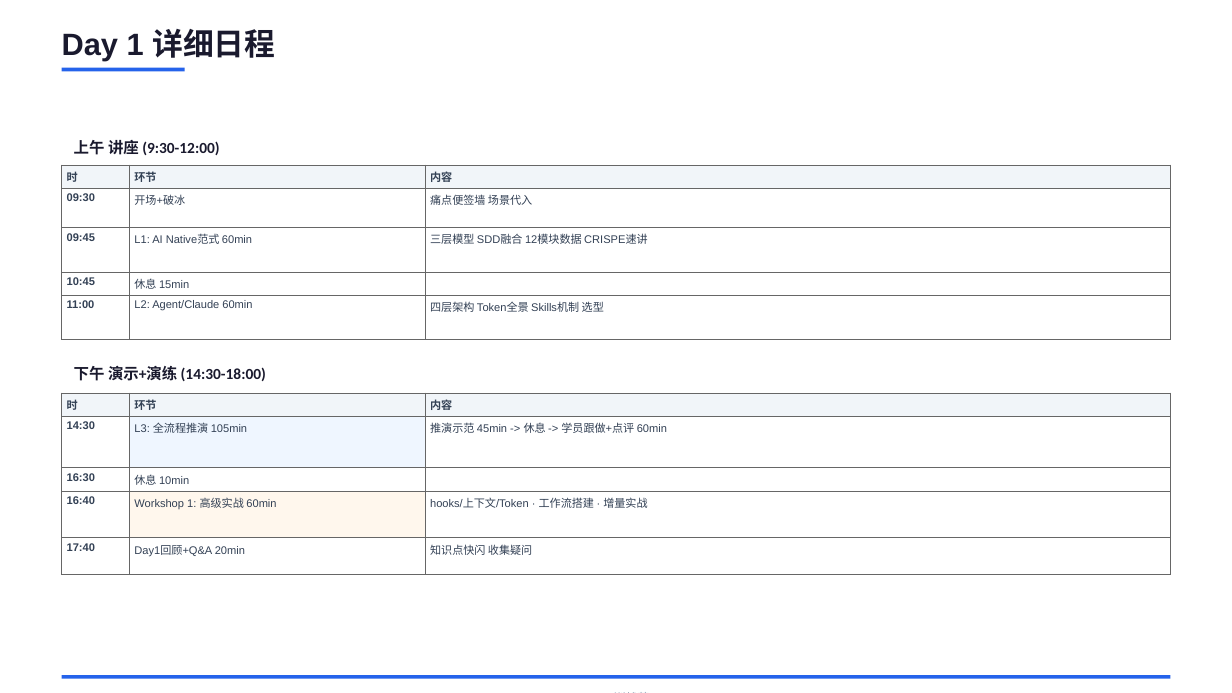
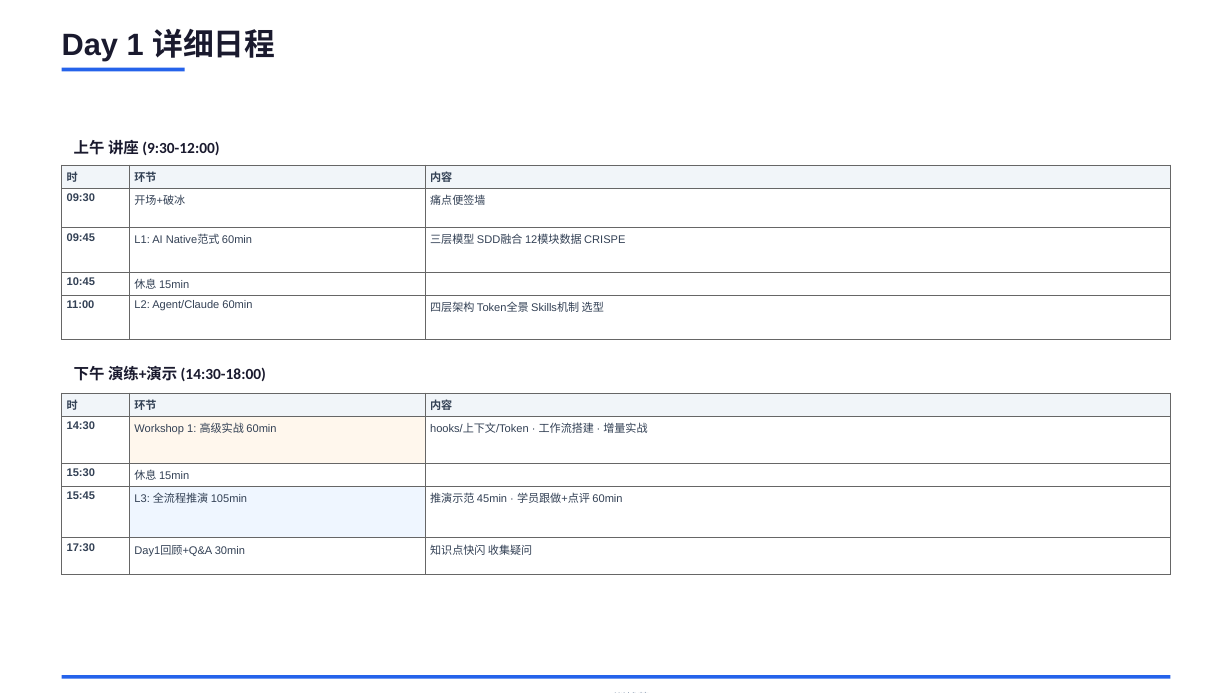
Before and after one commit to JungleTestLabs/ai-coding-training, a slide deck: slide 3 of docs/AI-Native-训战营-介绍与日程.pptx. Drawn at 1232x693 pixels with LibreOffice and Linux fonts; fonts in the diff are those of the drawing. Boxes give left, top, right and bottom in pixels: in the first picture for what was removed or moved away, otherwise in the second. Text is boxed around its words. In the diff, an @@ line names an element or a change of style, - is before the commit and + after.

```diff
--- a/docs/AI-Native-训战营-介绍与日程.pptx
+++ b/docs/AI-Native-训战营-介绍与日程.pptx
@@ table at [62, 165, 1170, 316] @@
-row 2, column 3: 痛点便签墙 场景代入
+row 2, column 3: 痛点便签墙
-row 3, column 3: 三层模型 SDD融合 12模块数据 CRISPE速讲
+row 3, column 3: 三层模型 SDD融合 12模块数据 CRISPE
@@ text at [74, 366, 266, 381]: text changed @@
-下午 演示+演练 (14:30-18:00)
+下午 演练+演示 (14:30-18:00)
@@ table at [62, 393, 1170, 560] @@
-row 2, column 2: L3: 全流程推演 105min
+row 2, column 2: Workshop 1: 高级实战 60min
-row 2, column 3: 推演示范 45min -> 休息 -> 学员跟做+点评 60min
+row 2, column 3: hooks/上下文/Token · 工作流搭建 · 增量实战
-row 3, column 1: 16:30
+row 3, column 1: 15:30
-row 3, column 2: 休息 10min
+row 3, column 2: 休息 15min
-row 4: 16:40 | Workshop 1: 高级实战 60min | hooks/上下文/Token · 工作流搭建 · 增量实战
+row 4: 15:45 | L3: 全流程推演 105min | 推演示范 45min · 学员跟做+点评 60min
-row 5, column 1: 17:40
+row 5, column 1: 17:30
-row 5, column 2: Day1回顾+Q&A 20min
+row 5, column 2: Day1回顾+Q&A 30min
@@ fill #EFF6FF to #FFF7ED in row 2, column 2 @@
@@ fill #FFF7ED to #EFF6FF in row 4, column 2 @@
```
Also in this commit, not shown: 5 other slides changed, 2 other files.
